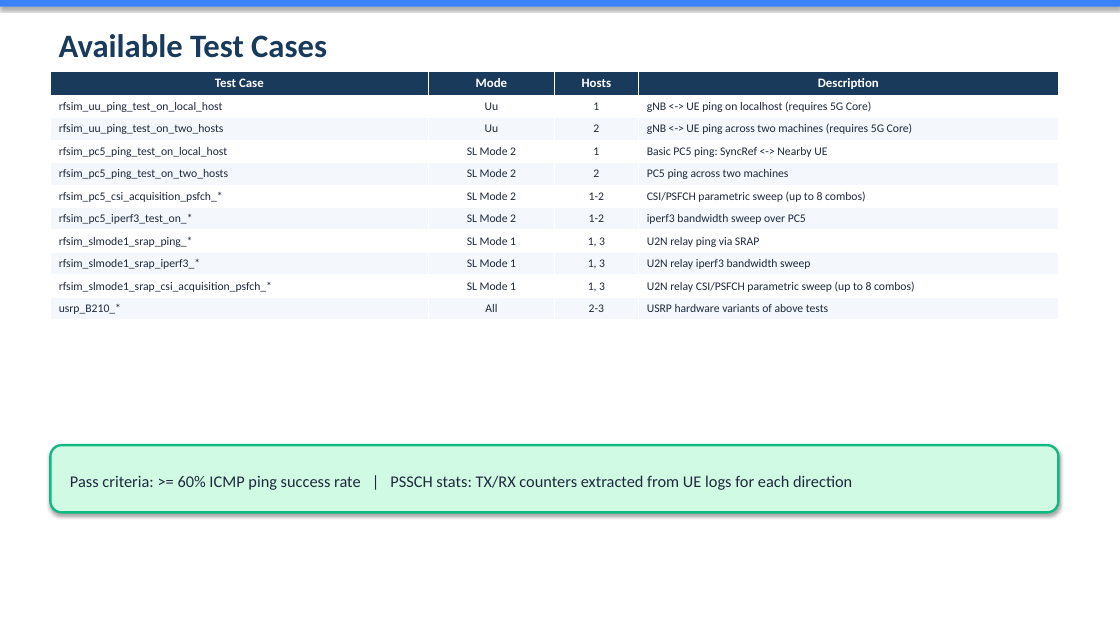
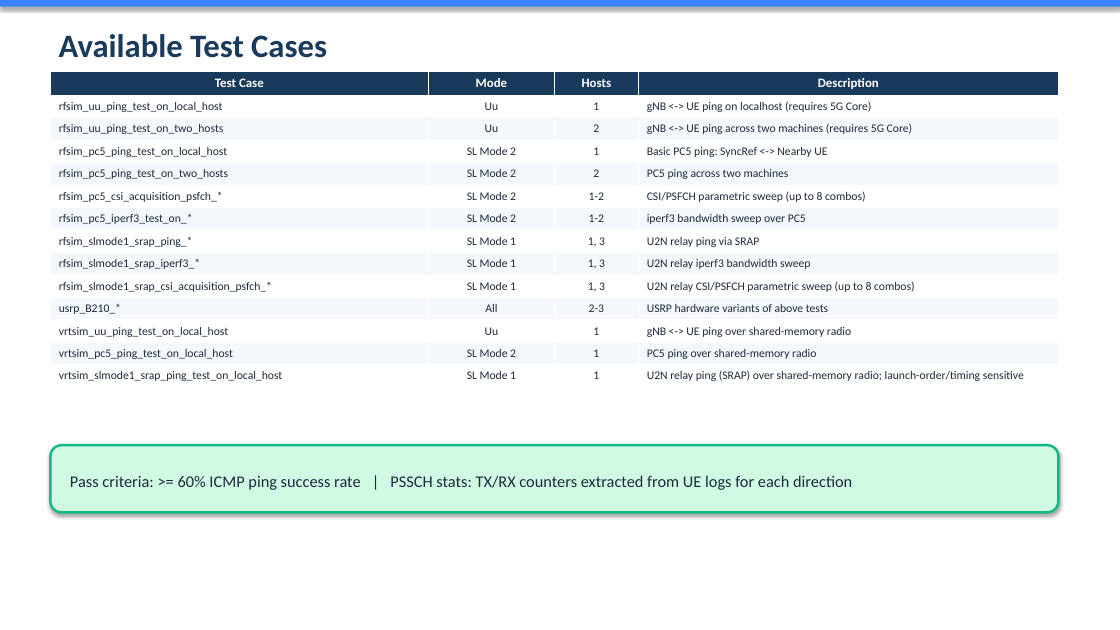
Before and after one commit to davidkimmy/openairinterface5g, a slide deck: slide 8 of doc/episys/test_script/overview_sl_test.pptx. Drawn at 1120x630 pixels with LibreOffice and Linux fonts; fonts in the diff are those of the drawing. Boxes give left, top, right and bottom in pixels: in the first picture for what was removed or moved away, otherwise in the second. Text is boxed around its words. In the diff, an @@ line names an element or a change of style, - is before the commit and + after.

Commit message:
Supporting vrtsim: vendor shared-memory radio framework

```diff
--- a/doc/episys/test_script/overview_sl_test.pptx
+++ b/doc/episys/test_script/overview_sl_test.pptx
@@ table at [50,71,1059,385] @@
+row 12: vrtsim_uu_ping_test_on_local_host | Uu | 1 | gNB <-> UE ping over shared-memory radio
+row 13: vrtsim_pc5_ping_test_on_local_host | SL Mode 2 | 1 | PC5 ping over shared-memory radio
+row 14: vrtsim_slmode1_srap_ping_test_on_local_host | SL Mode 1 | 1 | U2N relay ping (SRAP) over shared-memory radio; launch-order/timing sensitive
```
Also in this commit, not shown: 4 other slides changed, 41 other files.
